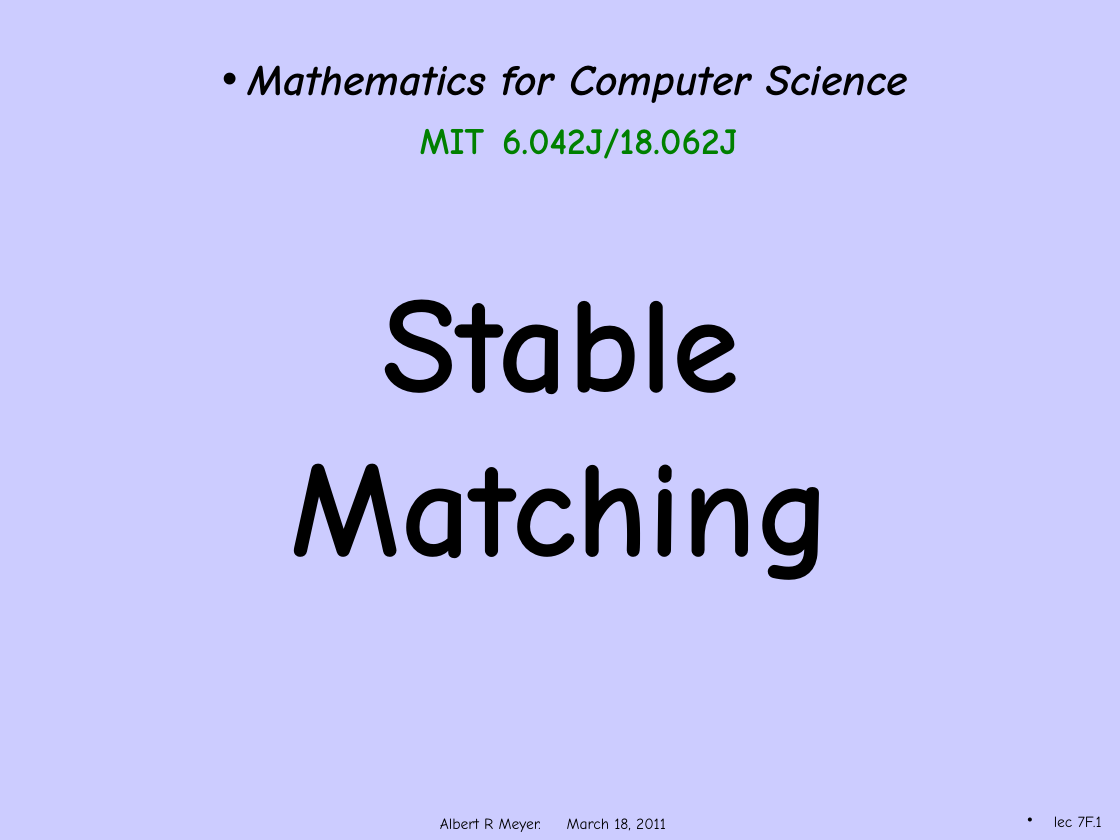
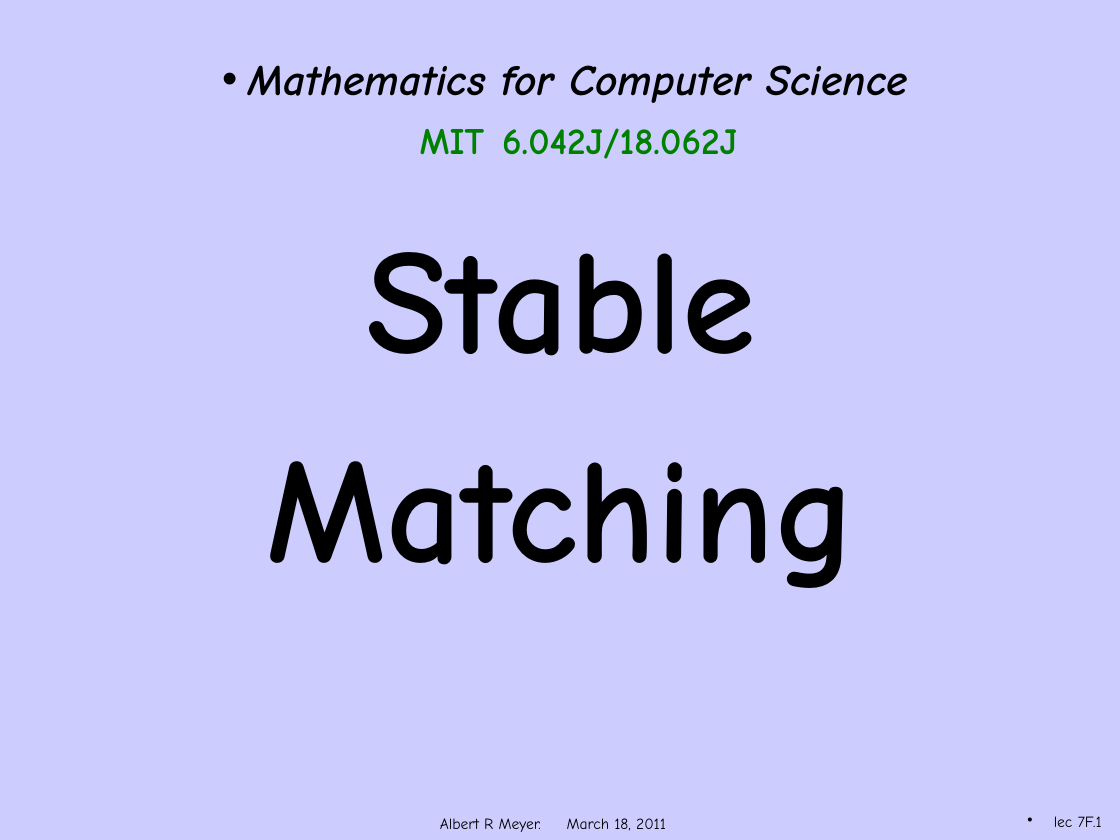
Before and after one commit to armeyer/mcs_web, a slide deck: slide 1 of fall11/slidesF11/slides8w.pptx. Drawn at 1120x840 pixels with LibreOffice and Linux fonts; fonts in the diff are those of the drawing; background and template pictures are left out. Boxes give left, top, right and bottom in pixels: in the first picture for what was removed or moved away, otherwise in the second. Text is boxed around its words. In the diff, an @@ line names an element or a change of style, - is before the commit and + after.

```diff
--- a/fall11/slidesF11/slides8w.pptx
+++ b/fall11/slidesF11/slides8w.pptx
@@ text at (266, 252, 856, 588): text changed; size 88 to 96 pt @@
-Stable Matching
+Stable
+Matching
```
Also in this commit, not shown: 4 other files.
